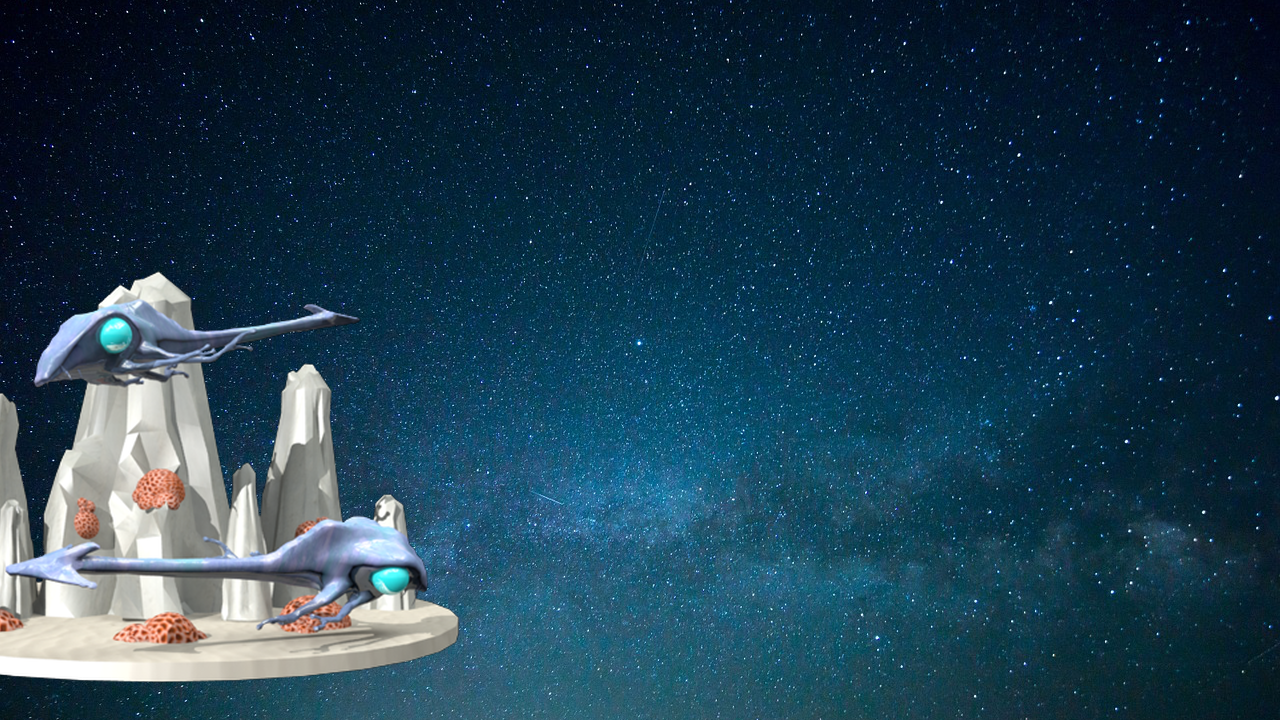
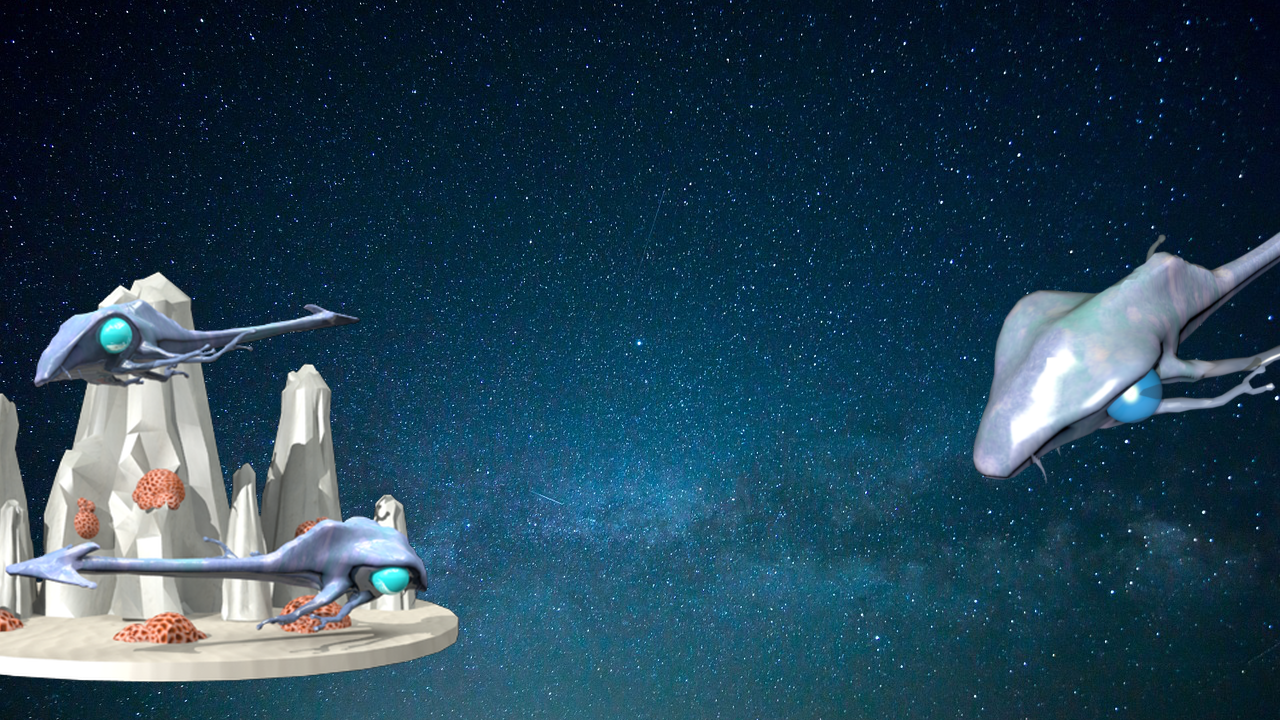
Layered file, before and after one edit (1280px x 720px). Changes by layer:
added layer "alien" above "HERO" over [left=972, top=231, right=1280, bottom=485]
